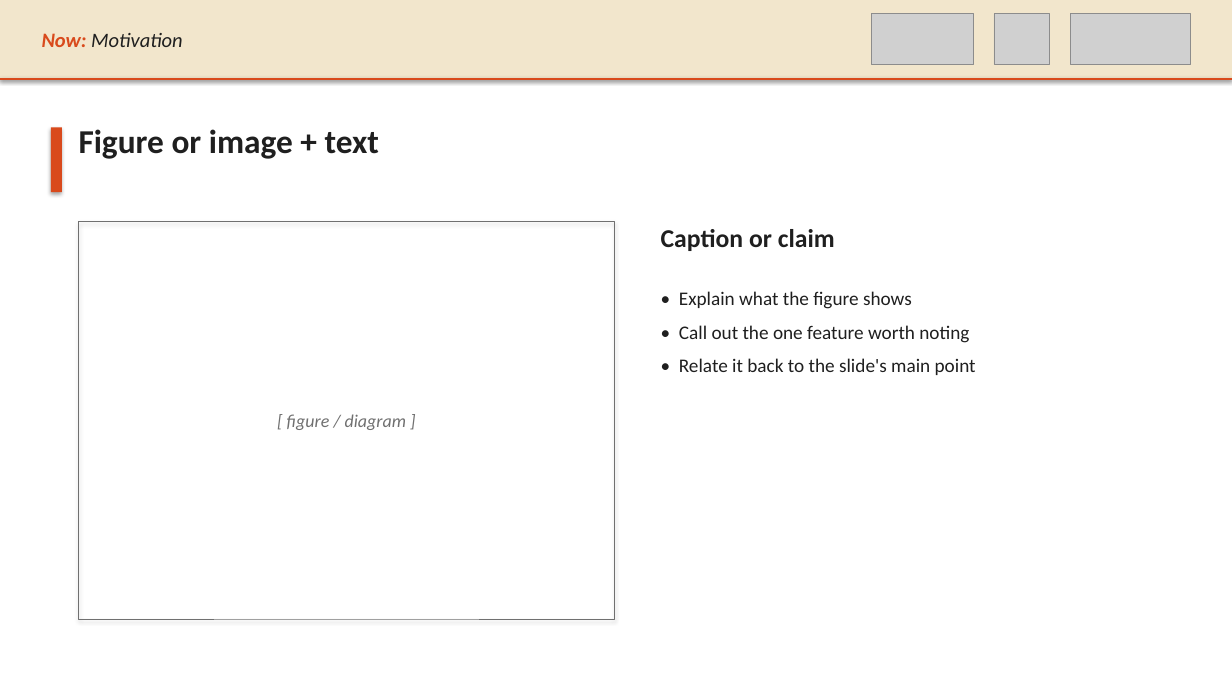
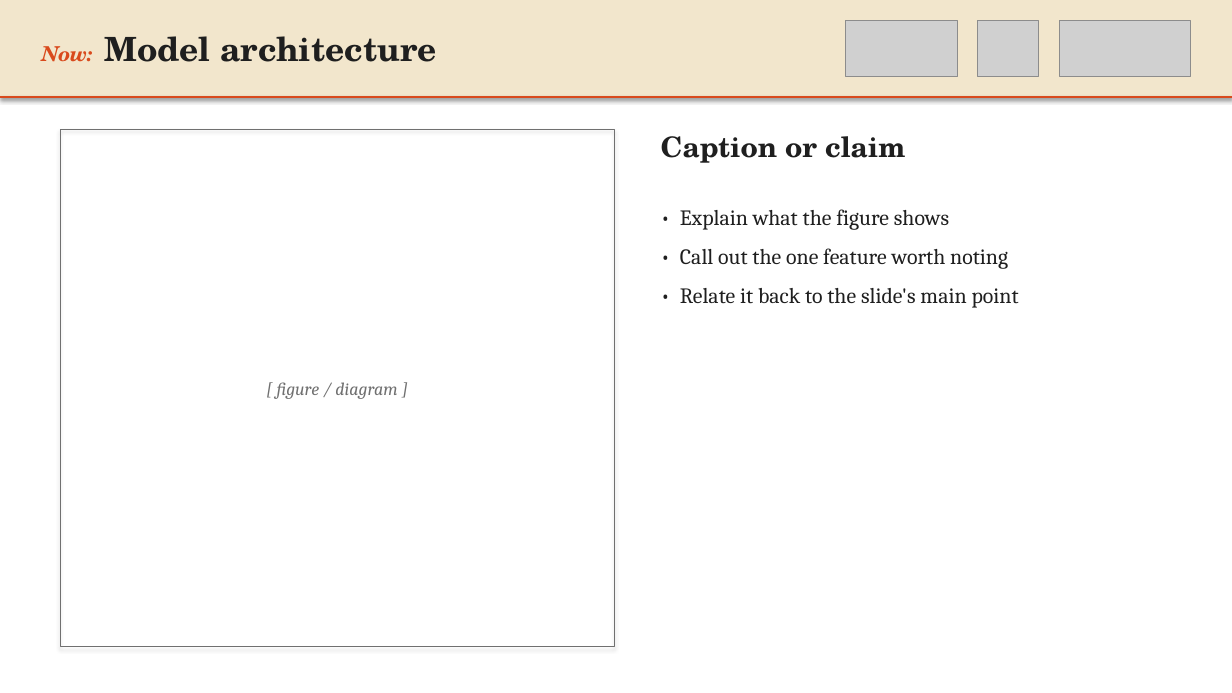
Before and after one commit to preordinary/KCLNLP_SlidesTemplate, a slide deck: slide 4 of templates/tree_yellow_texture/KCLNLP_TreeYellow.pptx. Drawn at 1232x693 pixels with LibreOffice and Linux fonts; fonts in the diff are those of the drawing; grey boxes stand for pictures. Boxes give left, top, right and bottom in pixels: in the first picture for what was removed or moved away, otherwise in the second. Text is boxed around its words. In the diff, an @@ line names an element or a change of style, - is before the commit and + after.

```diff
--- a/templates/tree_yellow_texture/KCLNLP_TreeYellow.pptx
+++ b/templates/tree_yellow_texture/KCLNLP_TreeYellow.pptx
@@ rectangle: place and size @@
-rectangle at <box>0,0,1232,79</box>
+rectangle at <box>0,0,1232,97</box>
@@ picture: place and size @@
-picture at <box>872,14,974,65</box>
+picture at <box>846,21,958,77</box>
@@ picture: place and size @@
-picture at <box>994,14,1051,65</box>
+picture at <box>978,21,1039,77</box>
@@ picture: place and size @@
-picture at <box>1070,14,1190,65</box>
+picture at <box>1059,21,1190,77</box>
@@ text at <box>42,36,437,62</box>: text changed; size 16 to 26 pt; font Calibri to TeX Gyre Schola; bold on; italic off @@
-Now: Motivation
+Now: Model architecture
@@ line moved from (0, 79) - (1232, 79) to (0, 97) - (1232, 97) @@
@@ rectangle removed at <box>51,128,62,192</box> @@
@@ text "[ figure / diagram ]": place and size @@
-text "[ figure / diagram ]" at <box>287,414,406,430</box>
+text "[ figure / diagram ]" at <box>276,382,397,399</box>
@@ text "[ figure / diagram ]" at <box>276,382,397,399</box>: font Calibri to Cambria @@
@@ rectangle: place and size @@
-rectangle at <box>79,222,615,619</box>
+rectangle at <box>60,129,615,647</box>
@@ text removed at <box>79,129,379,159</box> @@
-Figure or image + text
@@ text "Caption or claim": place and size @@
-text "Caption or claim" at <box>661,229,835,251</box>
+text "Caption or claim" at <box>661,136,905,163</box>
@@ text "Caption or claim" at <box>661,136,905,163</box>: size 20 to 22 pt, font Calibri to TeX Gyre Schola @@
@@ text "• Explain what the figure ...": place and size @@
-text "• Explain what the figure ..." at <box>679,291,976,375</box>
+text "• Explain what the figure ..." at <box>680,209,1019,308</box>
@@ text "• Explain what the figure ..." at <box>680,209,1019,308</box>: size 15 to 17 pt, font Calibri to Cambria; more space between paragraphs @@
```
Also in this commit, not shown: 4 other slides changed, 3 other files.
